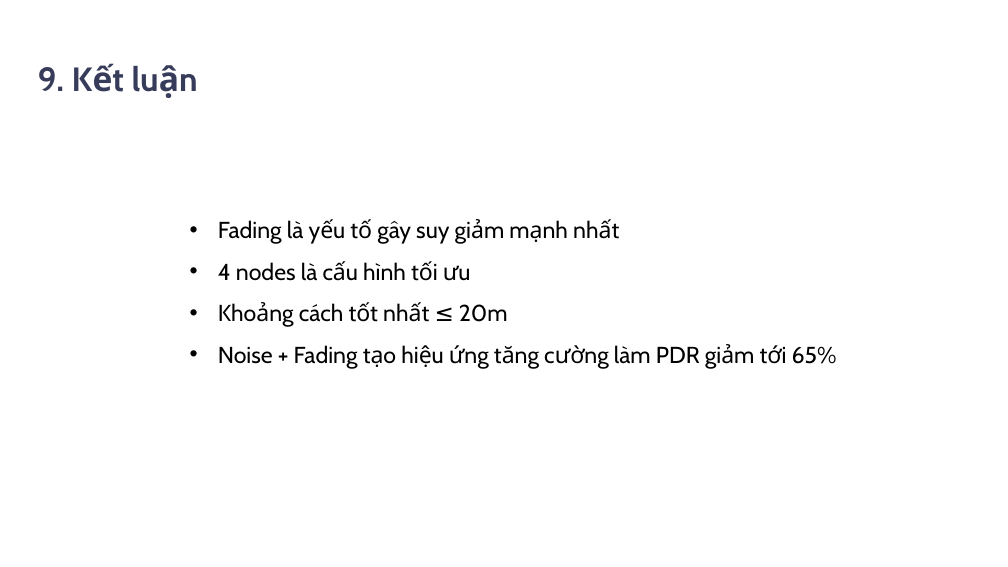
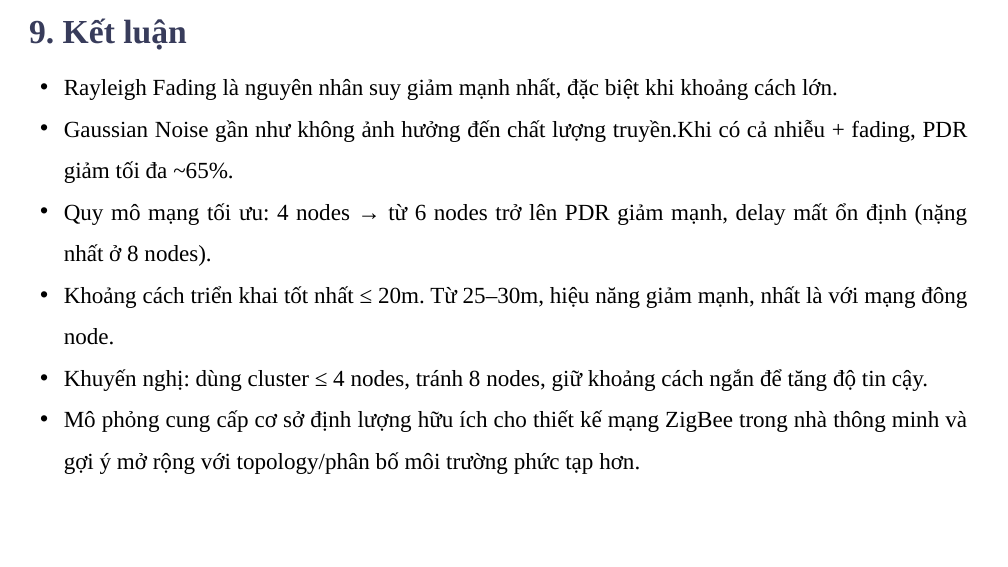
Before and after one commit to thevien257/Smart-Home-NS3-Zigbee, a slide deck: slide 12 of doc/slide/SlideBaoCaoLapTrinhMang.pptx (slide 10 before the commit). Drawn at 1008x567 pixels with LibreOffice and Linux fonts; fonts in the diff are those of the drawing; background and template pictures are left out. Boxes give left, top, right and bottom in pixels: in the first picture for what was removed or moved away, otherwise in the second. Text is boxed around its words. In the diff, an @@ line names an element or a change of style, - is before the commit and + after.

```diff
--- a/doc/slide/SlideBaoCaoLapTrinhMang.pptx
+++ b/doc/slide/SlideBaoCaoLapTrinhMang.pptx
@@ text "9. Kết luận": place and size @@
-text "9. Kết luận" at [38,67,64,91]
+text "9. Kết luận" at [29,18,186,50]
@@ text "9. Kết luận" at [29,18,186,50]: font Cabin to Times New Roman @@
@@ text added at [64,78,968,474], 22 pt, text #000000 @@
+• Rayleigh Fading là nguyên nhân suy giảm mạnh nhất, đặc biệt khi khoảng cách lớn.
+• Gaussian Noise gần như không ảnh hưởng đến chất lượng truyền.Khi có cả nhiễu + fading, PDR giảm tối đa ~65%.
+• Quy mô mạng tối ưu: 4 nodes → từ 6 nodes trở lên PDR giảm mạnh, delay mất ổn định (nặng nhất ở 8 nodes).
+• Khoảng cách triển khai tốt nhất ≤ 20m. Từ 25–30m, hiệu năng giảm mạnh, nhất là với mạng đông node.
+• Khuyến nghị: dùng cluster ≤ 4 nodes, tránh 8 nodes, giữ khoảng cách ngắn để tăng độ tin cậy.
+• Mô phỏng cung cấp cơ sở định lượng hữu ích cho thiết kế mạng ZigBee trong nhà thông minh và gợi ý mở rộng với topology/phân bố môi trường phức tạp hơn.
@@ text removed at [218,220,837,369] @@
-• Fading là yếu tố gây suy giảm mạnh nhất
-• 4 nodes là cấu hình tối ưu
-• Khoảng cách tốt nhất ≤ 20m
-• Noise + Fading tạo hiệu ứng tăng cường làm PDR giảm tới 65%
```
Also in this commit, not shown: 8 other slides changed, 3 slides added, 1 slide removed.
